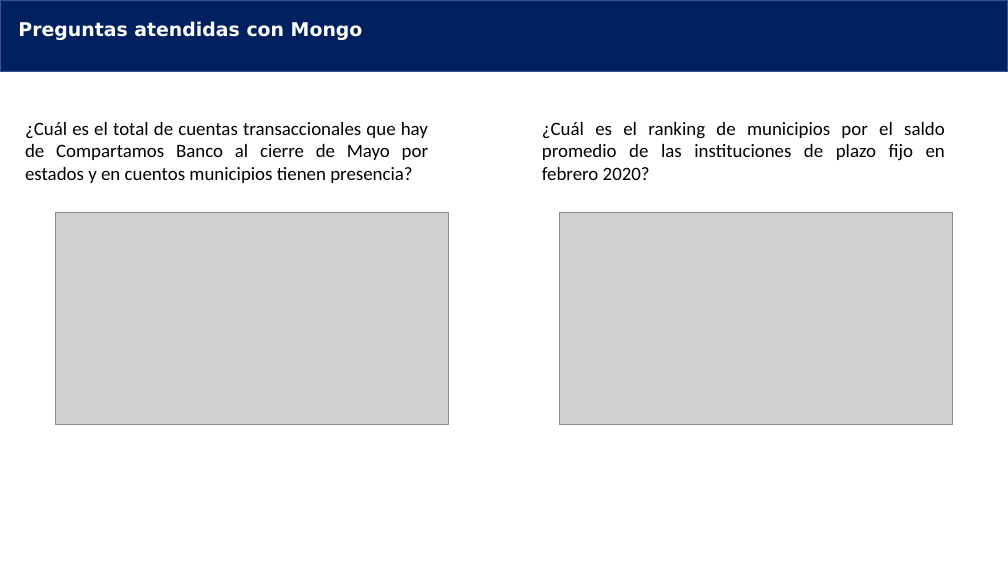
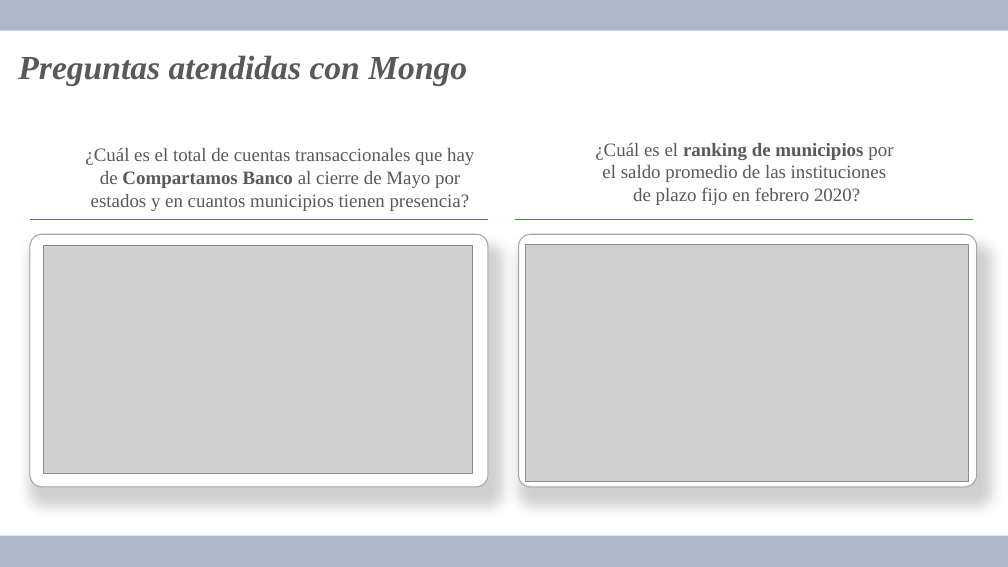
Before and after one commit to saulopez27/BEDU, a slide deck: slide 5 of Presentación_Proyecto_Saulo_data_analysis_gdl_20_04.pptx. Drawn at 1008x567 pixels with LibreOffice and Linux fonts; fonts in the diff are those of the drawing; grey boxes stand for pictures; background and template pictures are left out. Boxes give left, top, right and bottom in pixels: in the first picture for what was removed or moved away, otherwise in the second. Text is boxed around its words. In the diff, an @@ line names an element or a change of style, - is before the commit and + after.

```diff
--- a/Presentación_Proyecto_Saulo_data_analysis_gdl_20_04.pptx
+++ b/Presentación_Proyecto_Saulo_data_analysis_gdl_20_04.pptx
@@ rectangle: place and size @@
-rectangle at <box>0,0,1008,72</box>
+rectangle at <box>0,0,1008,31</box>
@@ rectangle at <box>0,0,1008,31</box>: fill #002060 to #ADB9CA; outline #325491 1 pt to none @@
@@ text "Preguntas atendidas con Mongo": place and size @@
-text "Preguntas atendidas con Mongo" at <box>18,21,363,40</box>
+text "Preguntas atendidas con Mongo" at <box>18,55,467,85</box>
@@ text "Preguntas atendidas con Mongo" at <box>18,55,467,85</box>: size 18 to 32 pt, font DejaVu Sans to Times New Roman, text colour #FFFFFF to #595959, italic on @@
@@ text at <box>85,148,474,211</box>: text changed; font Calibri to Times New Roman; text colour #000000 to #595959 @@
-¿Cuál es el total de cuentas transaccionales que hay de Compartamos Banco al cierre de Mayo por estados y en cuentos municipios tienen presencia?
+¿Cuál es el total de cuentas transaccionales que hay de Compartamos Banco al cierre de Mayo por estados y en cuantos municipios tienen presencia?
@@ text "¿Cuál es el ranking de ...": place and size @@
-text "¿Cuál es el ranking de ..." at <box>542,122,945,180</box>
+text "¿Cuál es el ranking de ..." at <box>595,143,893,205</box>
@@ text "¿Cuál es el ranking de ..." at <box>595,143,893,205</box>: font Calibri to Times New Roman, text colour #000000 to #595959; bold on in "ranking de municipios"; alignment justified to centre @@
@@ rounded rectangle added at <box>30,234,488,487</box>, fill #FFFFFF, outline #A6A6A6 1 pt @@
@@ line added from (30, 219) to (488, 219), #4472C4 0.5 pt @@
@@ line added from (516, 219) to (974, 219), #4472C4 0.5 pt @@
@@ rounded rectangle added at <box>519,234,977,487</box>, fill #FFFFFF, outline #A6A6A6 1 pt @@
@@ picture: place and size @@
-picture at <box>55,212,448,425</box>
+picture at <box>44,246,473,473</box>
@@ picture: place and size @@
-picture at <box>560,212,953,425</box>
+picture at <box>526,244,969,482</box>
@@ rectangle added at <box>0,536,1008,567</box>, fill #ADB9CA @@
```
Also in this commit, not shown: 5 other slides changed.
